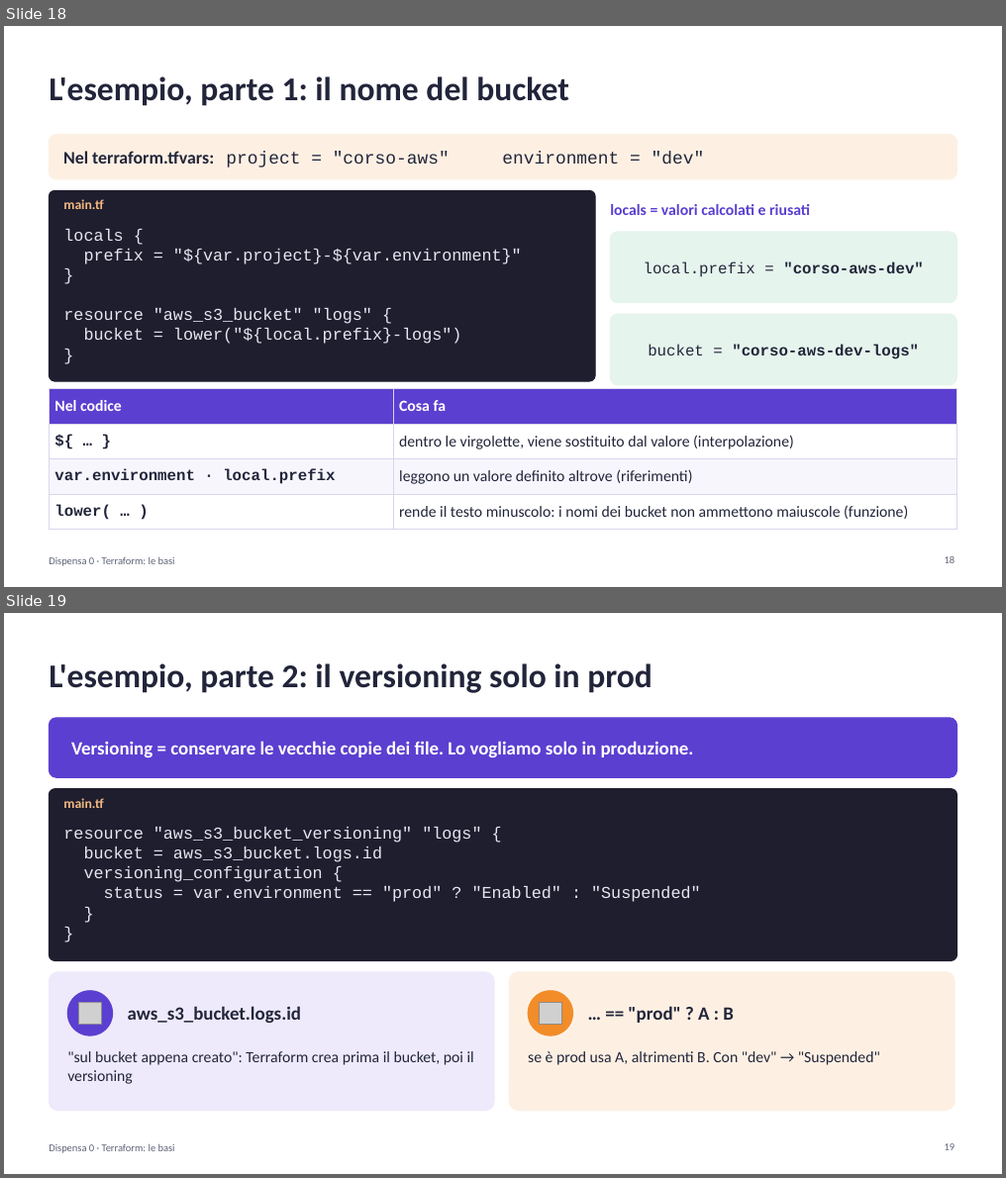
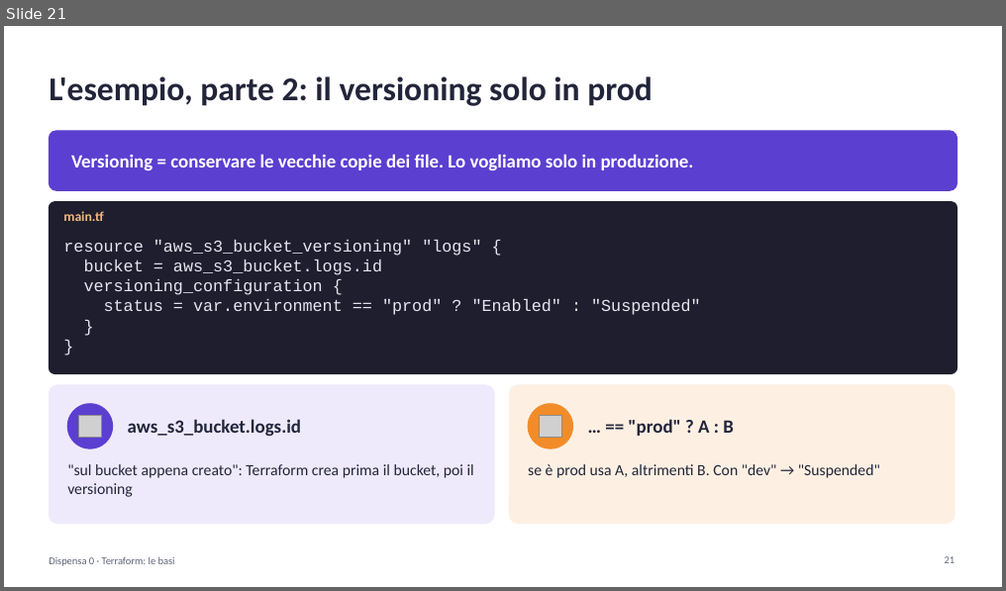
Before and after one commit to cereZ23/aws, a slide deck: slide/slide-0-terraform.pptx. Shown one above the other, each under a label of ours: slides 18 and 19 before the commit, slide 21 after it. The pictures are 1006x1178 and 1006x591 pixels, drawn with LibreOffice and Linux fonts; fonts in the diff are those of the drawing; grey boxes stand for pictures. Boxes give left, top, right and bottom in pixels: in the first picture for what was removed or moved away, otherwise in the second. Text is boxed around its words. In the diff, an @@ line names an element or a change of style, - is before the commit and + after.

Commit message:
Lezione 0: come nasce il nome del bucket, file per file, con i colori (slide e dispensa)

```diff
--- a/slide/slide-0-terraform.pptx
+++ b/slide/slide-0-terraform.pptx
@@ slide 18 removed at [4, 26, 1002, 587], background #FFFFFF @@
@@ text removed at [49, 76, 569, 106] @@
-L'esempio, parte 1: il nome del bucket
@@ rounded rectangle removed at [49, 135, 957, 179] @@
@@ text removed at [63, 151, 705, 168] @@
-Nel terraform.tfvars: project = "corso-aws" environment = "dev"
@@ rounded rectangle removed at [49, 190, 595, 381] @@
@@ text removed at [63, 199, 103, 209] @@
-main.tf
@@ text removed at [63, 229, 522, 344] @@
-locals {
-prefix = "${var.project}-${var.environment}"
-}
-resource "aws_s3_bucket" "logs" {
-bucket = lower("${local.prefix}-logs")
-}
@@ text removed at [610, 204, 810, 215] @@
-locals = valori calcolati e riusati
@@ rounded rectangle removed at [611, 232, 957, 303] @@
@@ text removed at [644, 262, 924, 277] @@
-local.prefix = "corso-aws-dev"
@@ rounded rectangle removed at [611, 314, 957, 385] @@
@@ text removed at [648, 344, 919, 360] @@
-bucket = "corso-aws-dev-logs"
@@ table removed at [49, 389, 957, 524], 4 rows, 2 columns @@
-Nel codice | Cosa fa
-${ … } | dentro le virgolette, viene sostituito dal valore (interpolazione)
-var.environment · local.prefix | leggono un valore definito altrove (riferimenti)
-lower( … ) | rende il testo minuscolo: i nomi dei bucket non ammettono maiuscole (funzione)
@@ text removed at [49, 558, 175, 567] @@
-Dispensa 0 · Terraform: le basi
@@ page number removed at [944, 557, 955, 564] @@
-18
@@ what was slide 19 is now slide 21 @@
@@ page number at [944, 557, 955, 564]: text changed @@
-19
+21
```
Also in this commit, not shown: 1 slide changed, 4 slides added, 1 other slide removed, 1 other file.
